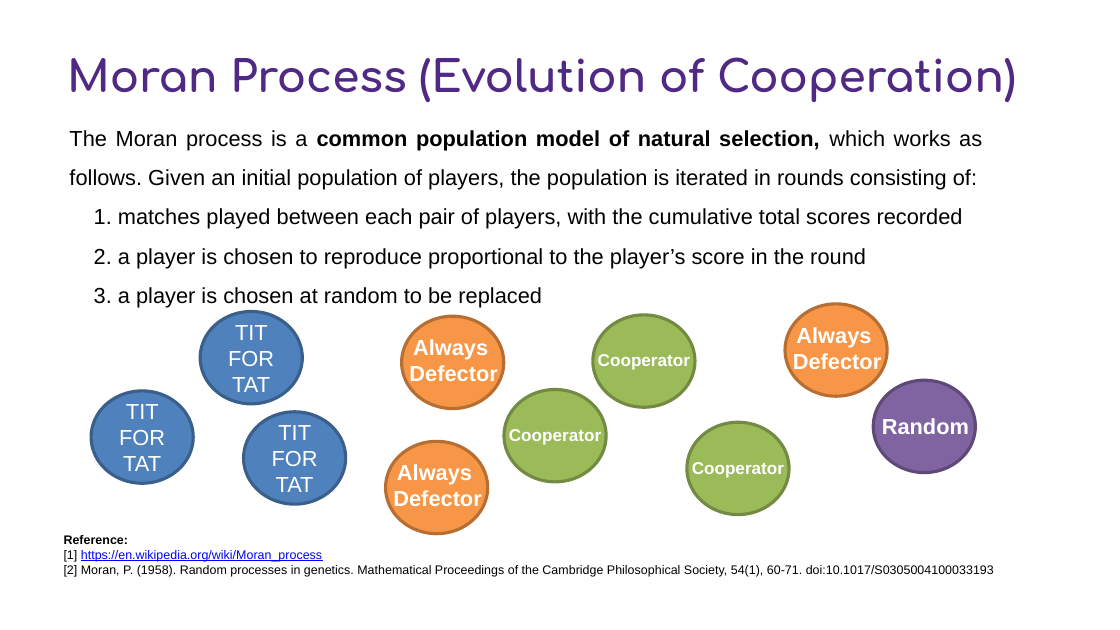
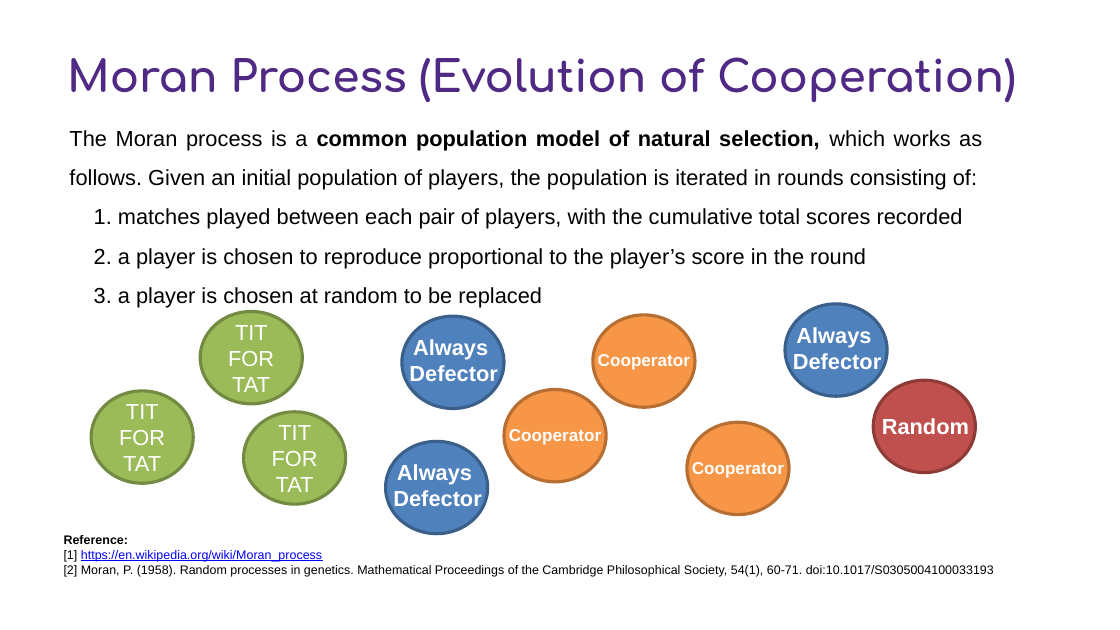
Before and after one commit to GuoJiaqi-1020/Code-recording-NU, a slide deck: slide 11 of Game Theory and Networked Systems_495/Final_Project/game_theory.pptx. Drawn at 1120x630 pixels with LibreOffice and Linux fonts; fonts in the diff are those of the drawing; background and template pictures are left out. Boxes give left, top, right and bottom in pixels: in the first picture for what was removed or moved away, otherwise in the second. Text is boxed around its words. In the diff, an @@ line names an element or a change of style, - is before the commit and + after.

```diff
--- a/Game Theory and Networked Systems_495/Final_Project/game_theory.pptx
+++ b/Game Theory and Networked Systems_495/Final_Project/game_theory.pptx
@@ fill #F79646 to #4F81BD; outline #B76F34 2 pt to #3A5F8C 2 pt in 3 elements at <box>402,316,504,408</box>, <box>385,441,487,533</box>, <box>785,304,887,395</box> @@
@@ ellipse at <box>874,380,976,472</box>: fill #8064A2 to #C0504D; outline #5F4A78 2 pt to #8E3B39 2 pt @@
@@ fill #4F81BD to #9BBB59; outline #3A5F8C 2 pt to #738A42 2 pt in 3 elements at <box>200,311,302,403</box>, <box>91,391,193,483</box>, <box>243,412,345,504</box> @@
@@ fill #9BBB59 to #F79646; outline #738A42 2 pt to #B76F34 2 pt in 3 elements at <box>592,315,694,407</box>, <box>504,390,606,482</box>, <box>687,422,788,514</box> @@
```
Also in this commit, not shown: 9 other slides changed, 2 other files.
